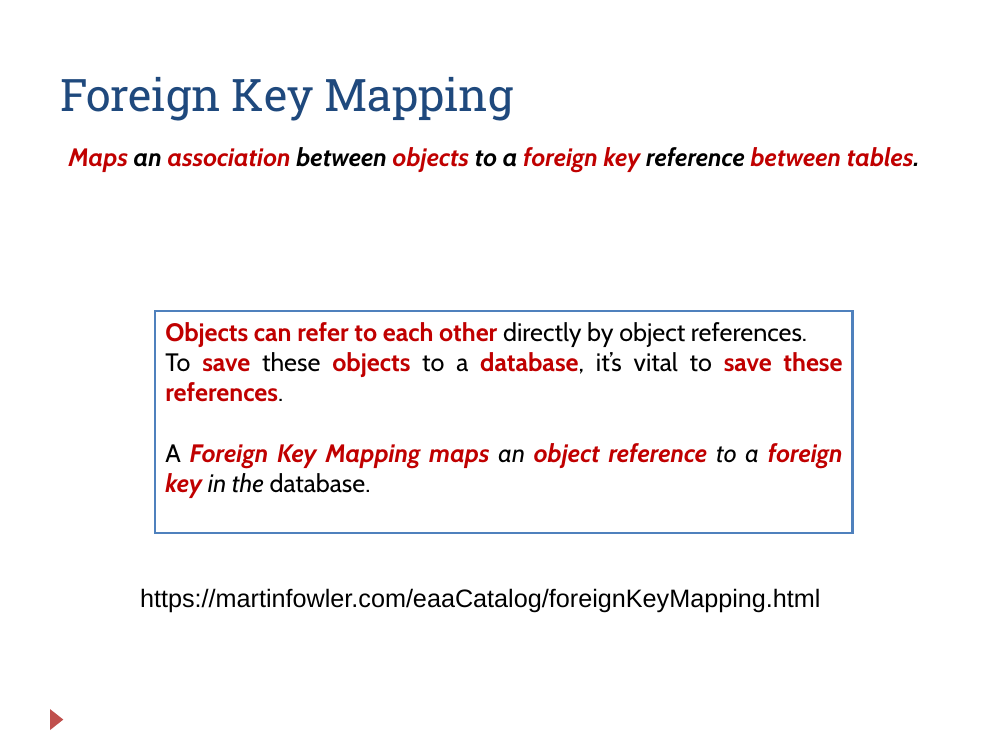
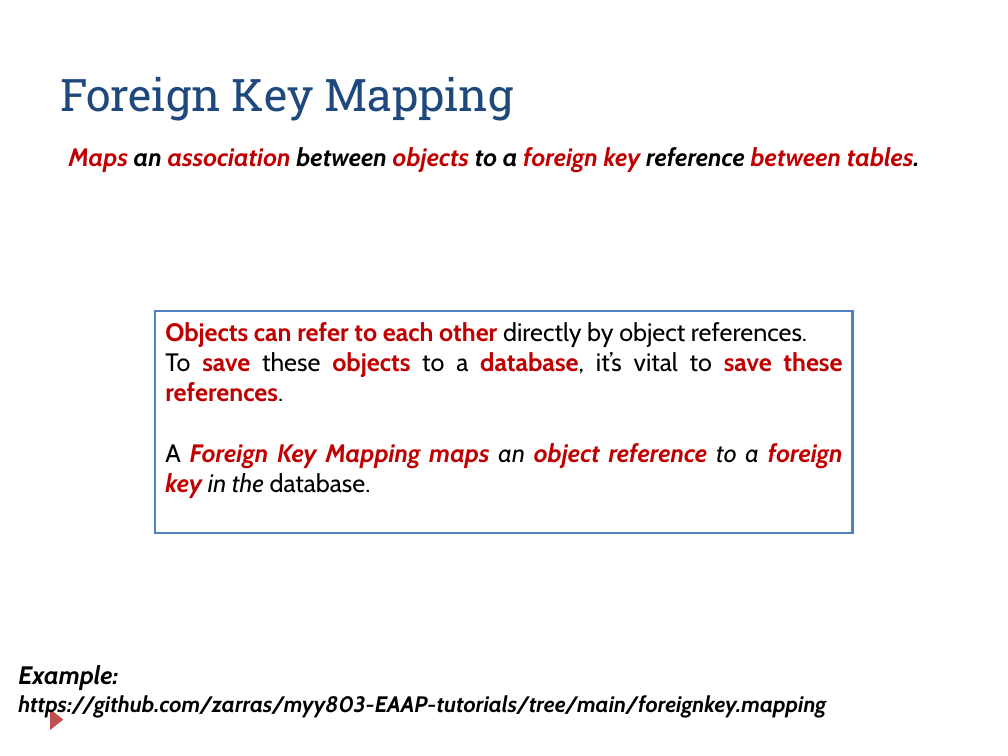
Before and after one commit to zarras/myy803-slides, a slide deck: slide 11 of SoftEng-Lab-JPA.ppt (slide 9 before the commit). Drawn at 1008x756 pixels with LibreOffice and Linux fonts; fonts in the diff are those of the drawing. Boxes give left, top, right and bottom in pixels: in the first picture for what was removed or moved away, otherwise in the second. Text is boxed around its words. In the diff, an @@ line names an element or a change of style, - is before the commit and + after.

```diff
--- a/SoftEng-Lab-JPA.ppt
+++ b/SoftEng-Lab-JPA.ppt
@@ text removed at <box>140,588,820,613</box> @@
-https://martinfowler.com/eaaCatalog/foreignKeyMapping.html
@@ text added at <box>18,665,826,718</box>, 16 pt, text #000000, bold, italic @@
+Example:
+https://github.com/zarras/myy803-EAAP-tutorials/tree/main/foreignkey.mapping
```
Also in this commit, not shown: 10 other slides changed, 2 slides added, 5 other files.
